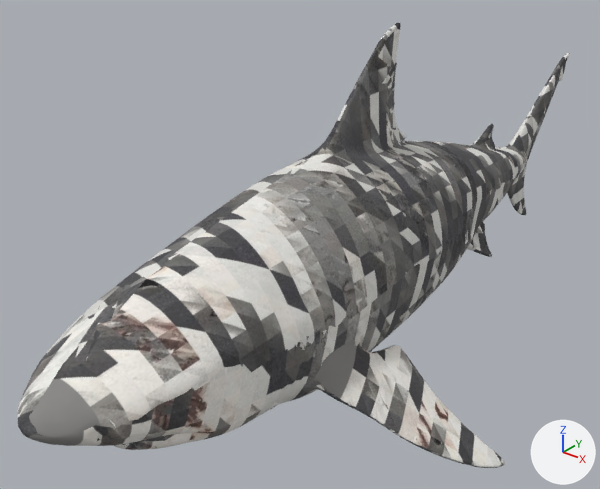
An edit to the glTF model 03_3D_Modelle/01_Steinzeit/Wasser/bullenhai.glb, drawn before and after from the same camera.
Before and after are seen from a camera (50 mm lens) standing at (0.91, -1.449, 1.073) and looking at (-0.122, -0.159, 0.273). Lighting does not change. The marker at lower right points along +X, +Y and +Z. The older version comes first. Vertices at exactly the same position are counted once.

Script lines for the objects in view, before the commit:
```python
me_mesh_0 = bpy.data.meshes.new('Mesh_0')
me_mesh_0.from_pydata(...)  # 4001 vertices, 7999 faces; spans x -0.44..0.44, y -0.95..0.95, z 0.0..0.74
me_mesh_0.materials.append(mat_material_0)  # picture img_image_0
ob_mesh_0 = bpy.data.objects.new('Mesh_0', me_mesh_0)
ob_mesh_0.location = (0.0, 0.0, 0.0)
```
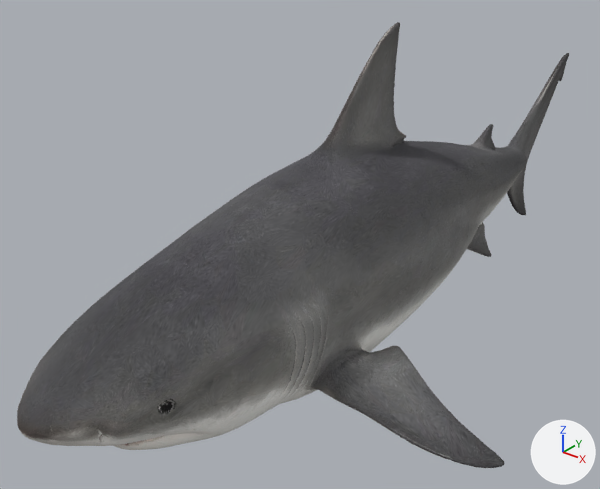
What differs and where, as boxes [x1, y1, x2, y2] in the pictures (600 x 489 px; the box of a moved part takes in the faces that stretch with it):
'Mesh_0', reshaped: before [18, 22, 570, 468]; after [17, 22, 569, 468]
part 1 of me_mesh_0, moved or reshaped: before [22, 22, 570, 468]; after [23, 22, 569, 468]
part 2 of me_mesh_0, surface changed: [18, 32, 569, 465] in both

What changed in the scene script:
```text
Change me_mesh_0:
    used by ob_mesh_0; location = (0.0, 0.0, 0.0)
    remove me_mesh_0.from_pydata(...)  # 4001 vertices, 7999 faces; spans x -0.44..0.44, y -0.95..0.95, z 0.0..0.74
    add me_mesh_0.from_pydata(...)  # 3984 vertices, 7985 faces; spans x -0.44..0.44, y -0.95..0.95, z 0.0..0.74
    me_mesh_0 part 1: 156 vertices moved within x -0.43..0.42, y -0.95..0.95, z 0.01..0.74; 478 vertices removed from x -0.43..0.44, y -0.94..0.95, z 0.0..0.74; 461 vertices added at x -0.43..0.43, y -0.94..0.94, z 0.0..0.74
    me_mesh_0 part 2: 4654 kept faces spanning x -0.44..0.43, y -0.95..0.95, z 0.0..0.74 get new texture (UV) coordinates
```
